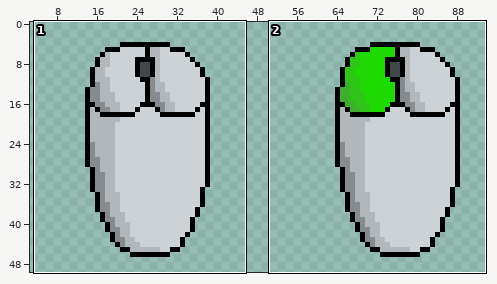
Edited in one commit: sprite sheet (02 - Imaginary/Images/mouse0000.png). The first picture is a wide view before the edit; the outline marks the close-up.
Close-up. Earlier state:
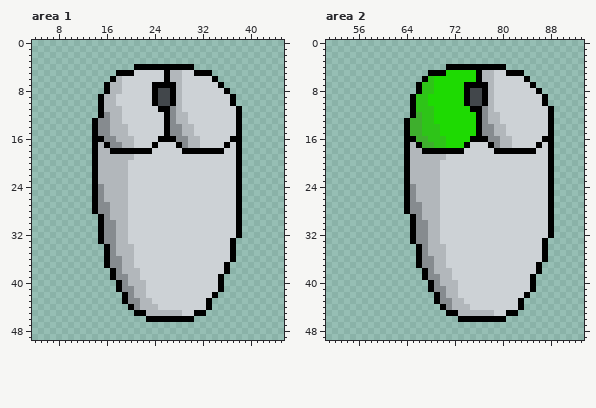
The file is 100x50 pixels. Shown: area 1: x 4..45, y 0..49; area 2: x 51..93, y 0..49. The wide view leaves out empty margins.
Now the later version:
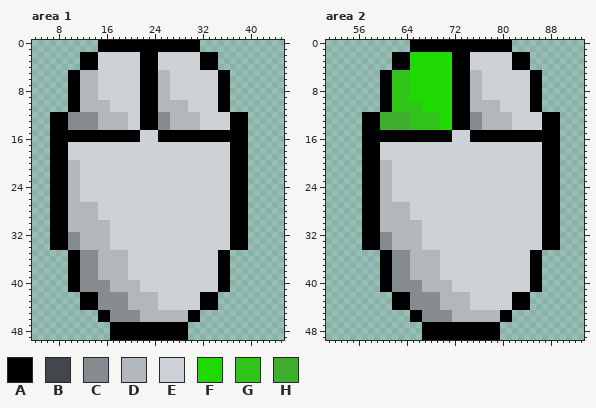
Palette (. is transparent): A #000000  B #42474b  C #868b8f  D #b2b7bb  E #cdd2d6  F #1eda02  G #2ec418  H #3eaf2d
From old to new:
Changed rows in their new state; - is an unchanged pixel.
Area 1:
first column x 7:
 0 --------AAAAAAAAAAAAAAAAA--------
 1 --------AAAAAAAAAAAAAAAAA--------
 2 -----AAAEEEEEEEAAAEEEEEEEAAA-----
 3 -----AAAEEEEEEEAAAEEEEEEEAAA-----
 4 -----AAAEEEEEEE---EEEEEEEAAA-----
 5 ---AADDDEEEEEE-AAADDEE--EEEEAA---
 6 ---AADDDEEEE---AAADDEE-----EAA---
 7 ---AADDDEEEE---AA-DDEE-------A---
 8 ---AADDDEEEE---AA-DDEE------A----
 9 ---AADDDEEE----AA-DDEE------AA.--
10 ---AADDDD-E----AA-DDD-D-----AA.--
11 ---AADDDD-EE---AAADDD-D-----AA..-
12 AAACCCCCDD--D--AAACCD--DD-----A-A
13 AAACCCCCDD--D--AAACCD--DD-----A-A
14 AAACCCCCDD-----AAACCDD--D-----A-A
15 AAAAAAA-AAAAAAA---A-AAAAAAAAAAA-A
16 AAAAAAA--AAAAAA------AAAAAAAAA--A
17 AAAEEEEEEEEEEE---E---EEEE----EA-A
18 AAAEEEEEEEEEEEEEE-----EEEEEEE-A-A
19 AAAEEEEEEEEEEE----------------A-A
20 AAADDEEEEEEEE-----------------A-A
21 AAADDEEEEEEEE-----------------A-A
22 AAADDEEEEEEEE-----------------A-A
23 AAADDEEEEEEEE-----------------A-A
24 AAADDEEEEEEEE-----------------A-A
25 AAADDEEEEEEEE-----------------A-A
26 AAADDEEEEEEEE-----------------A-A
27 AAADDDDDEEEEE-----------------A-A
28 AAADDDDDEEEEE-----------------A-A
29 AAADDDDDEEEEE-----------------A-A
30 AAADDDDDDDEEE-----------------A-A
31 AAADDDDDDDEEE-----------------A-A
32 AAACCDDDDDEEE-----------------A-A
33 AAACCDDDDDEEE------------------AA
34 AAACCDDDDDEEEE-----------------AA
35 ---AACCCDDD--E--------------AA.--
36 ---AACCCDDDD-E--------------AA.--
37 ---AACCCDDDD-E--------------A----
38 ---AACCCDDDD-EE-------------A----
39 ---AACCCDDDDDEE--------------A---
40 ---AACCCCCDDD--E-------------A---
41 ---AACCCCCDDDD-E-------------A---
42 -----AAACCCCCD--DD-------AA------
43 -----AAACCCCCDD--D-------A-A-----
44 -----AAACCCCCDD----------A-A-----
45 --------AACCCCCD------DA-.-------
46 --------AACCCCCDDDDDDDD-A--------
47 ----------AAAAAAAAAAAAA----------
48 ----------AAAAAAAAAAAAA----------
49 ----------AAAAAAAAAAAAA----------
Area 2:
first column x 57:
 0 --------AAAAAAAAAAAAAAAAA--------
 1 --------AAAAAAAAAAAAAAAAA--------
 2 -----AAAFFFFFFFAAAEEEEEEEAAA-----
 3 -----AAAFFFFFFFAAAEEEEEEEAAA-----
 4 -----AAAFFFFFFF---EEEEEEEAAA-----
 5 ---AAGGGFFFFFF-AAADDEE--EEEEAA---
 6 ---AAGGGFFFF---AAADDEE-----EAA---
 7 ---AAGGGFFFF---AA-DDEE-------A---
 8 ---AAGGGFFFF---AA-DDEE------A----
 9 ---AAGGGFFF----AA-DDEE------AA.--
10 ---AAGGGG-F----AA-DDD-D-----AA.--
11 ---AAGGGG-FF---AAADDD-D-----AA..-
12 AAAHHHHHGG--G--AAACCD--DD-----A-A
13 AAAHHHHHGG--G--AAACCD--DD-----A-A
14 AAAHHHHHGG-----AAACCDD--D-----A-A
15 AAAAAAA-AAAAAAAEEEA-AAAAAAAAAAA-A
16 AAAAAAA--AAAAAAEEE---AAAAAAAAA--A
17 AAAEEEEEEEEEEEEEEE---EEEE----EA-A
18 AAAEEEEEEEEEEEEEE-----EEEEEEE-A-A
19 AAAEEEEEEEEEEE----------------A-A
20 AAADDEEEEEEEE-----------------A-A
21 AAADDEEEEEEEE-----------------A-A
22 AAADDEEEEEEEE-----------------A-A
23 AAADDEEEEEEEE-----------------A-A
24 AAADDEEEEEEEE-----------------A-A
25 AAADDEEEEEEEE-----------------A-A
26 AAADDEEEEEEEE-----------------A-A
27 AAADDDDDEEEEE-----------------A-A
28 AAADDDDDEEEEE-----------------A-A
29 AAADDDDDEEEEE-----------------A-A
30 AAADDDDDDDEEE-----------------A-A
31 AAADDDDDDDEEE-----------------A-A
32 AAACCDDDDDEEE-----------------A-A
33 AAACCDDDDDEEE------------------AA
34 AAACCDDDDDEEEE-----------------AA
35 ---AACCCDDD--E--------------AA.--
36 ---AACCCDDDD-E--------------AA.--
37 ---AACCCDDDD-E--------------A----
38 ---AACCCDDDD-EE-------------A----
39 ---AACCCDDDDDEE--------------A---
40 ---AACCCCCDDD--E-------------A---
41 ---AACCCCCDDDD-E-------------A---
42 -----AAACCCCCD--DD-------AA------
43 -----AAACCCCCDD--D-------A-A-----
44 -----AAACCCCCDD----------A-A-----
45 --------AACCCCCD------DA-.-------
46 --------AACCCCCDDDDDDDD-A--------
47 ----------AAAAAAAAAAAAA----------
48 ----------AAAAAAAAAAAAA----------
49 ----------AAAAAAAAAAAAA----------
Where, in picture pixels (left, top, right, bottom), the same in both close-ups:
changed: (50, 40, 248, 340)
changed: (362, 40, 560, 340)
